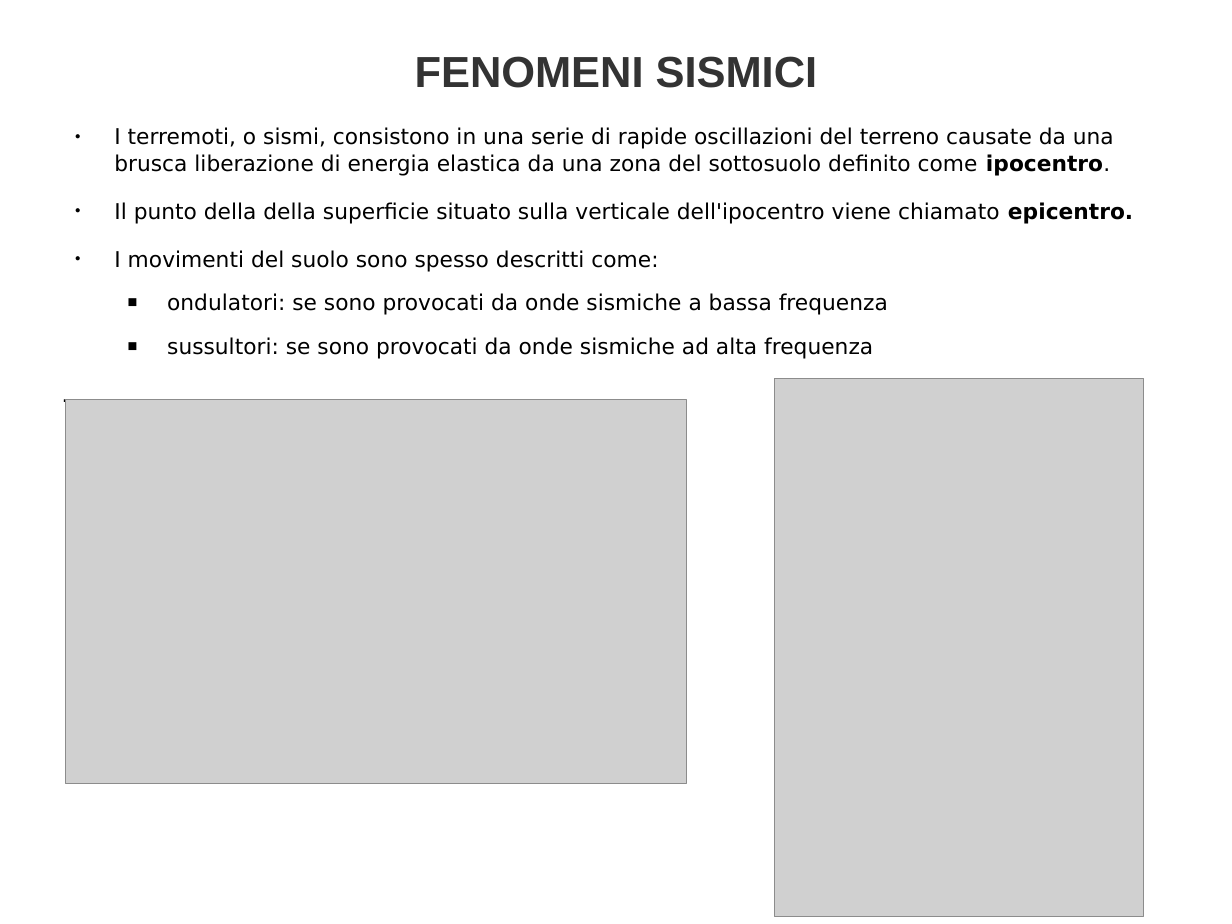
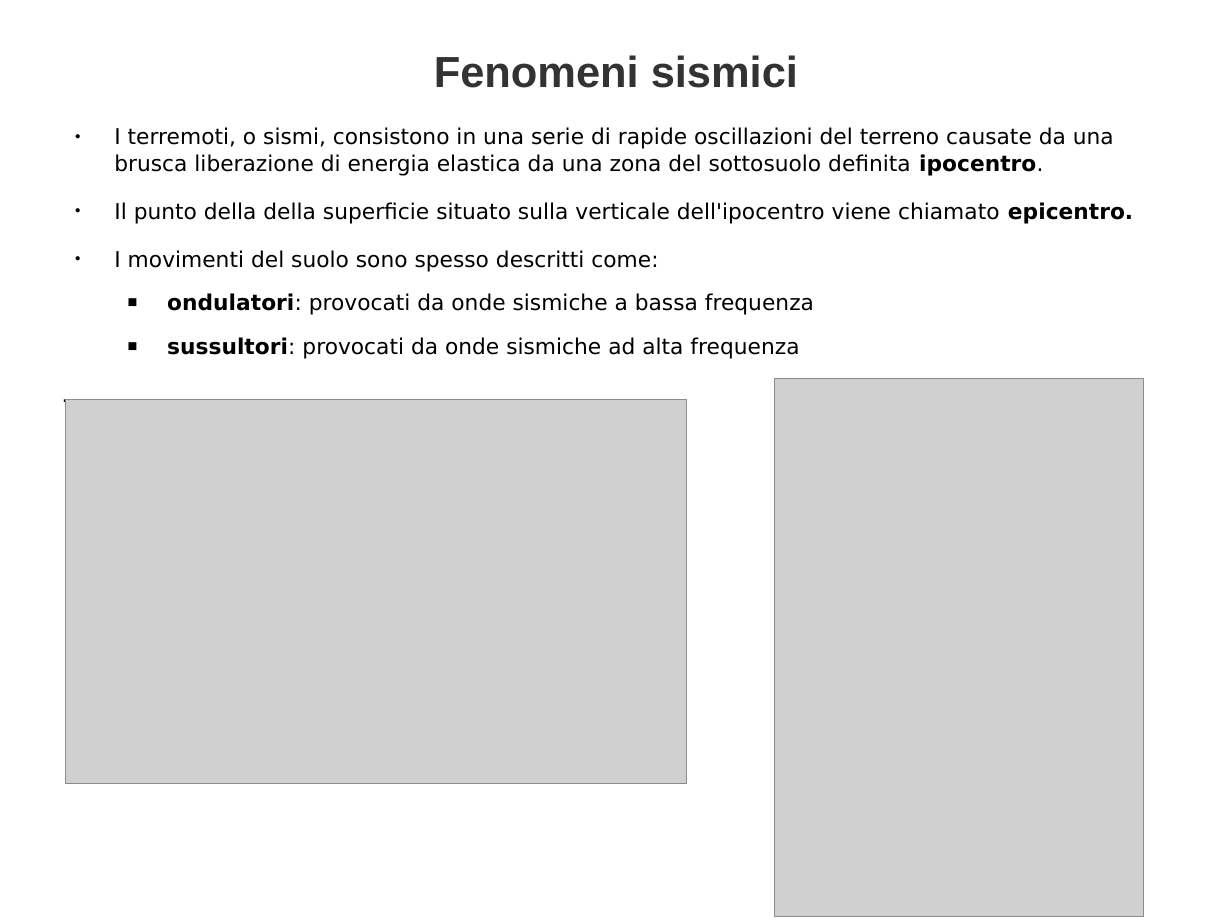
Before and after one commit to biagiom/QuakeSense, a slide deck: slide 33 of Presentazione_QuakeSense.odp (slide 32 before the commit). Drawn at 1232x924 pixels with LibreOffice and Linux fonts; fonts in the diff are those of the drawing; grey boxes stand for pictures. Boxes give left, top, right and bottom in pixels: in the first picture for what was removed or moved away, otherwise in the second. Text is boxed around its words. In the diff, an @@ line names an element or a change of style, - is before the commit and + after.

```diff
--- a/Presentazione_QuakeSense.odp
+++ b/Presentazione_QuakeSense.odp
@@ title at <box>434,55,798,88</box>: text changed @@
-FENOMENI SISMICI
+Fenomeni sismici
@@ text at <box>114,127,1114,176</box>: text changed @@
-● I terremoti, o sismi, consistono in una serie di rapide oscillazioni del terreno causate da una brusca liberazione di energia elastica da una zona del sottosuolo definito come ipocentro.
+● I terremoti, o sismi, consistono in una serie di rapide oscillazioni del terreno causate da una brusca liberazione di energia elastica da una zona del sottosuolo definita ipocentro.
@@ text at <box>167,293,814,359</box>: text changed @@
-  ■ ondulatori: se sono provocati da onde sismiche a bassa frequenza
-  ■ sussultori: se sono provocati da onde sismiche ad alta frequenza
+  ■ ondulatori: provocati da onde sismiche a bassa frequenza
+  ■ sussultori: provocati da onde sismiche ad alta frequenza
```
Also in this commit, not shown: 12 other slides changed, 1 slide added, 1 other file.
